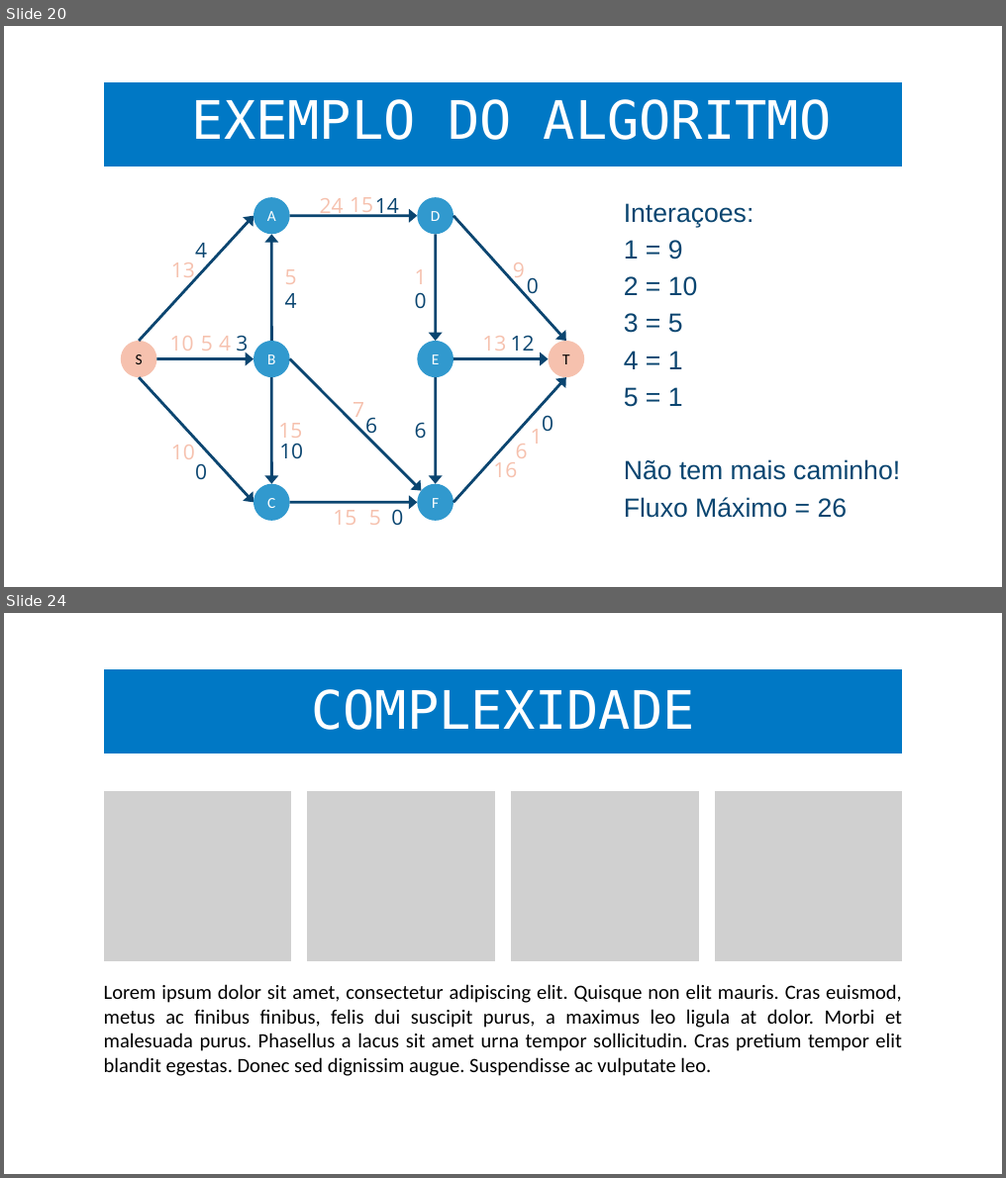
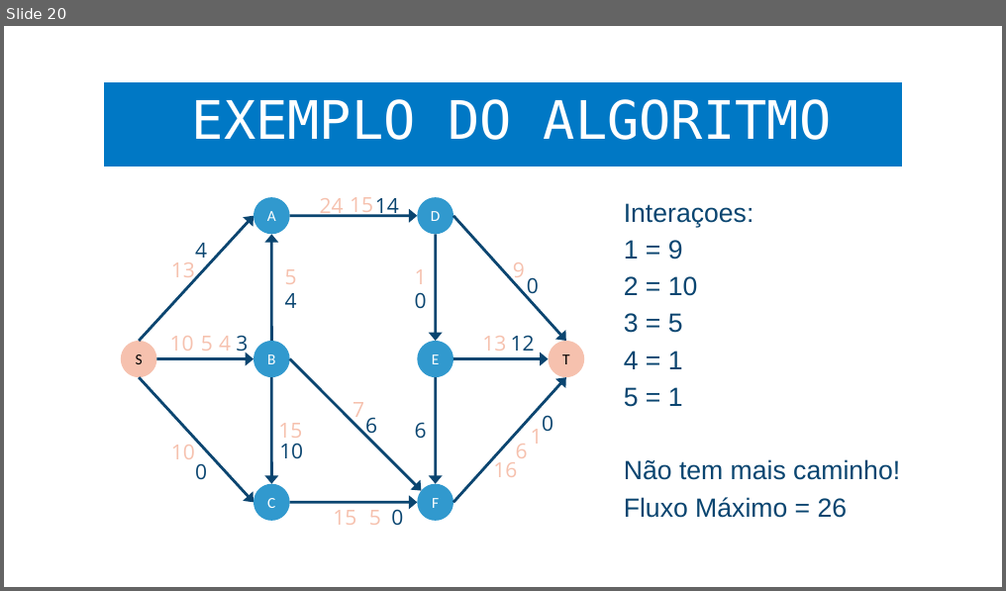
Before and after one commit to jair-ferreira-rodrigues-neto/seminario-grafos, a slide deck: docs/slides/Slides.pptx. Shown one above the other, each under a label of ours: slides 20 and 24 before the commit, slide 20 after it; the slides between them are not shown. The pictures are 1006x1178 and 1006x591 pixels, drawn with LibreOffice and Linux fonts; fonts in the diff are those of the drawing; grey boxes stand for pictures; background and template pictures are left out. Boxes give left, top, right and bottom in pixels: in the first picture for what was removed or moved away, otherwise in the second. Text is boxed around its words. In the diff, an @@ line names an element or a change of style, - is before the commit and + after.

```diff
--- a/docs/slides/Slides.pptx
+++ b/docs/slides/Slides.pptx
@@ slide 24 removed at (4,613,1002,1174), background picture (left out) @@
@@ freeform shape removed at (104,668,903,754) @@
@@ text removed at (311,689,694,730) @@
-COMPLEXIDADE
@@ picture removed at (104,791,291,961) @@
@@ picture removed at (307,791,495,961) @@
@@ picture removed at (511,791,699,961) @@
@@ picture removed at (715,791,902,961) @@
@@ text removed at (104,984,902,1076) @@
-Lorem ipsum dolor sit amet, consectetur adipiscing elit. Quisque non elit mauris. Cras euismod, metus ac finibus finibus, felis dui suscipit purus, a maximus leo ligula at dolor. Morbi et malesuada purus. Phasellus a lacus sit amet urna tempor sollicitudin. Cras pretium tempor elit blandit egestas. Donec sed dignissim augue. Suspendisse ac vulputate leo.
```
Also in this commit, not shown: 5 slides changed, 5 slides added, 4 other slides removed.
